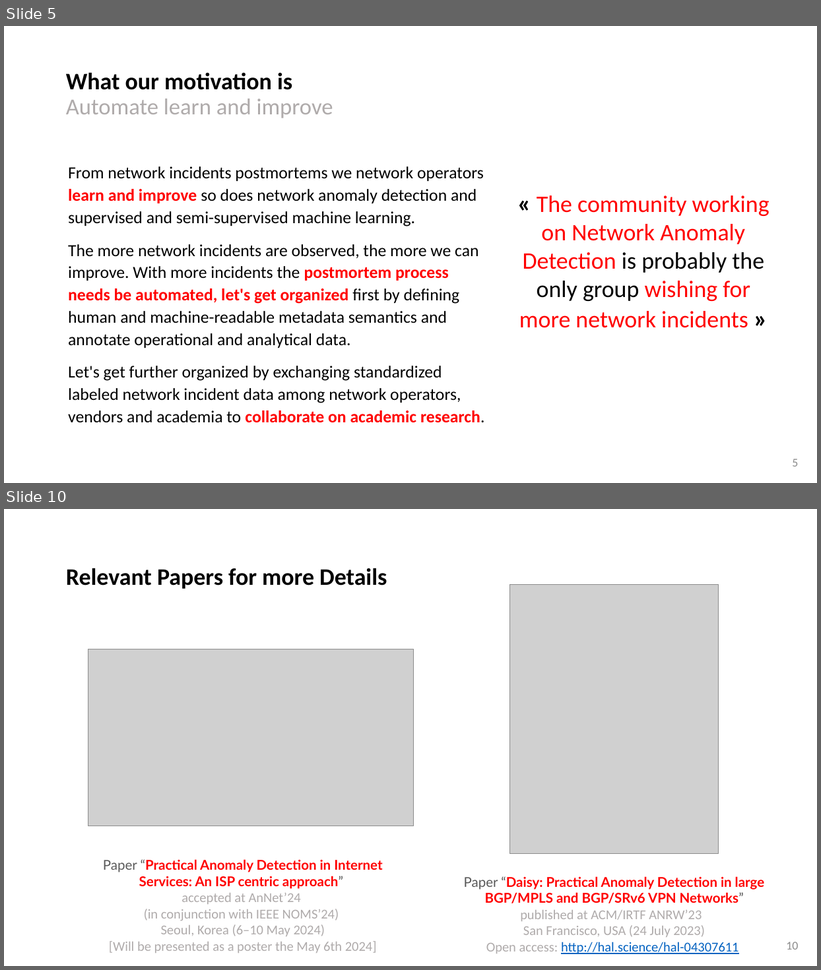
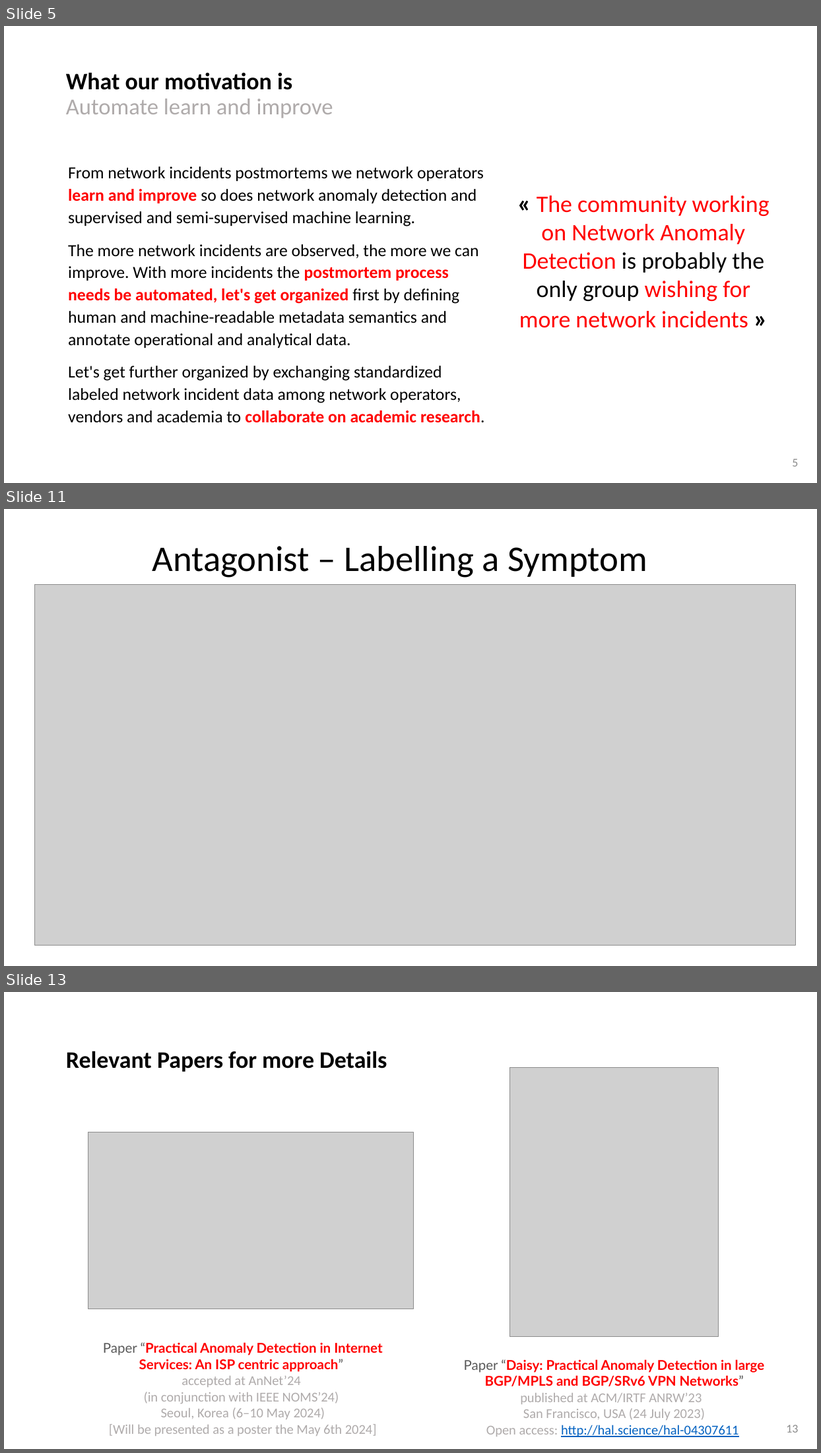
Before and after one commit to network-analytics/ietf-network-analytics-document-status, a slide deck: 120/NMOP/draft-netana-nmop-network-anomaly-architecture-semantics-lifecycle.pptx. Shown one above the other, each under a label of ours: slides 5 and 10 before the commit, slides 5, 11 and 13 after it; the slides between them are not shown. The pictures are 821x970 and 821x1453 pixels, drawn with LibreOffice and Linux fonts; fonts in the diff are those of the drawing; grey boxes stand for pictures. Boxes give left, top, right and bottom in pixels: in the first picture for what was removed or moved away, otherwise in the second. Text is boxed around its words. In the diff, an @@ line names an element or a change of style, - is before the commit and + after.

```diff
--- a/120/NMOP/draft-netana-nmop-network-anomaly-architecture-semantics-lifecycle.pptx
+++ b/120/NMOP/draft-netana-nmop-network-anomaly-architecture-semantics-lifecycle.pptx
@@ slide 11 added at [4,509,817,966], background #FFFFFF @@
@@ text added at [152,546,648,578], 42.7 pt, text #000000 @@
+Antagonist – Labelling a Symptom
@@ picture added at [34,585,796,946] @@
@@ what was slide 10 is now slide 13 @@
@@ page number at [786,1425,798,1433]: text changed @@
-10
+13
```
Also in this commit, not shown: 5 slides changed, 2 other slides added, 1 other file.
